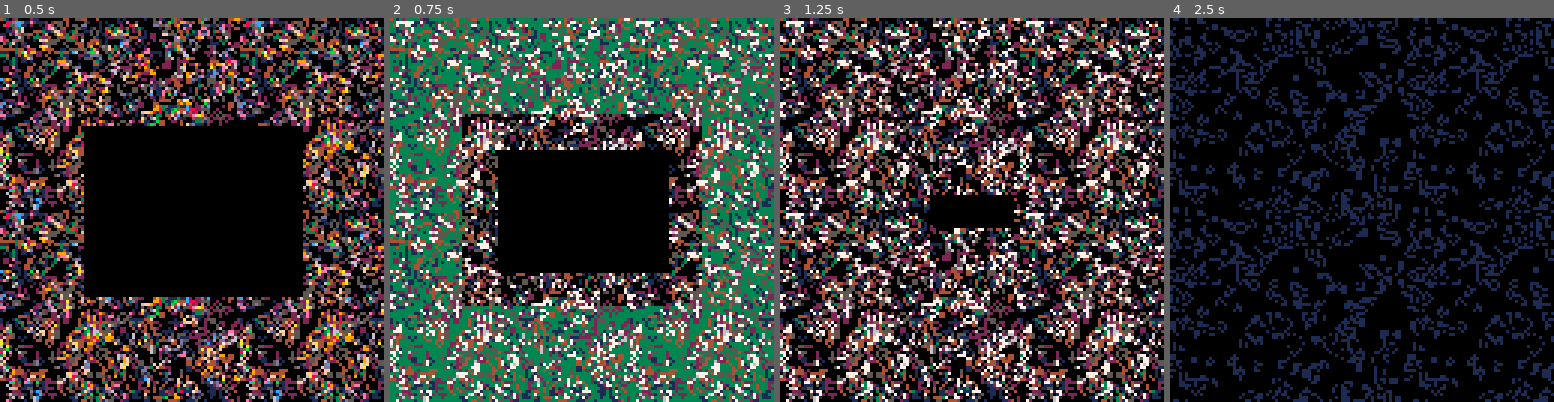
Above: before the commit, frames 1-4 (left to right).
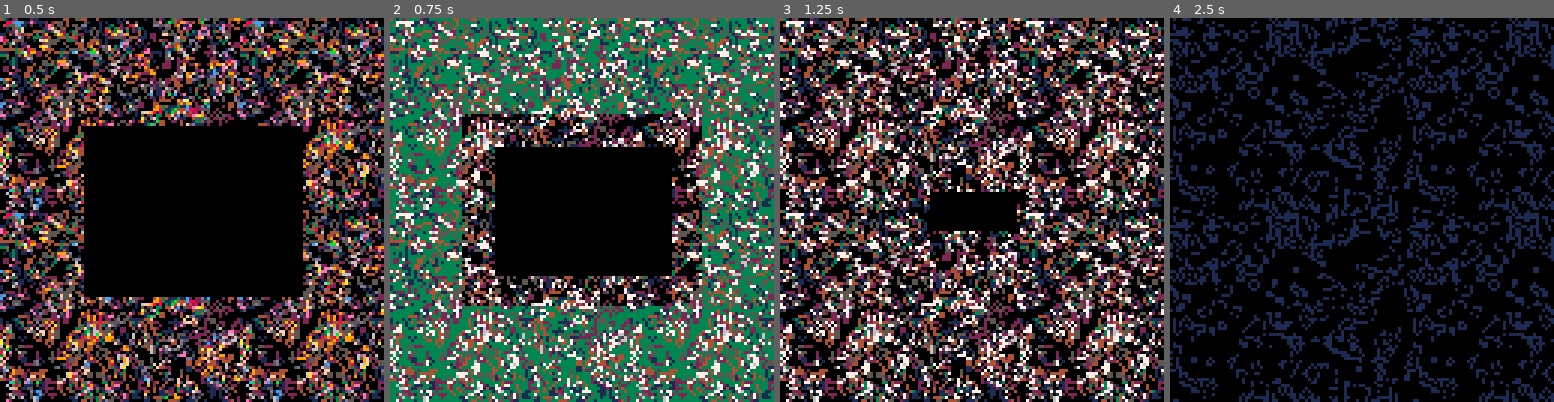
Above: after the commit, the same moments.

Repository: erwinbonsma/PicoGarden
Game: PICO-8 cartridge picogarden.p8
The game is run twice, just before and just after one commit, with the same random seed, the same clock (stepped at 60 frames per second) and the same inputs.
Inputs:
- Up to frame 1 (0.5 s): tap X (X key) at 0.33 s
- Up to frame 2 (0.75 s): tap O (Z key) at 0.7 s
- Up to frame 3 (1.25 s): tap X (X key) at 1.07 s
- Up to frame 4 (2.5 s): hold Right 1.6-2.1 s; tap O (Z key) at 1.7, 2.1 s; tap X (X key) at 1.85 s; hold Up 2.15-2.42 s; hold Right from 2.47 s (still down)

Frame 1 is identical in both runs. In frame 2, 0.7% of the frame differs, in the area x 27-74%, y 33-68%; in frame 3, 0.2%; in frame 4, 20%, in the area x 0-100%, y 0-100%.

Commit message:
Reduce cpu load of border/flash draw

Diff:
--- a/picogarden.p8
+++ b/picogarden.p8
@@ -702,6 +702,19 @@
  return expand
 end
 
+function init_flash()
+ local flash={}
+
+ for i=0,255 do
+  local v=i
+  if (i&0xf0==0) v|=0x50
+  if (i&0x0f==0) v|=0x05
+  flash[i]=v
+ end
+
+ return flash
+end
+
 function reset_garden()
  local specs=ca_specs:new(
   80,64,true
@@ -766,6 +779,7 @@
  end
 
  expand=init_expand()
+ flash=init_flash()
  state.flowers=init_flowers(14)
 
  state.bitcounter=bitcounter:new()
@@ -814,13 +828,11 @@
 
 function draw_border()
  local d0=0x6000
+ local a=d0+64*32
  for y=32,95 do
-  memcpy(
-   d0+64*y,d0+64*y+40,12
-  )
-  memcpy(
-   d0+64*y+52,d0+64*y+12,12
-  )
+  memcpy(a,a+40,12)
+  memcpy(a+52,a+12,12)
+  a+=64
  end
 
  if state.flash_bg>0 then
@@ -828,53 +840,32 @@
    local a=d0+y*64
    local b=a+52
    for x=1,12 do
-    if @a&0xf==0 then
-     poke(a,@a|0x05)
-    end
-    if @a&0xf0==0 then
-     poke(a,@a|0x50)
-    end
+    poke(a,flash[@a])
+    poke(b,flash[@b])
     a+=1
-
-    if @b&0xf==0 then
-     poke(b,@b|0x05)
-    end
-    if @b&0xf0==0 then
-     poke(b,@b|0x50)
-    end
     b+=1
    end
   end
  end
 
+ local a=d0
+ local b=d0+64*96
+ local d=64*64
  for y=0,31 do
-  memcpy(
-   d0+64*y,d0+64*(y+64),64
-  )
-  memcpy(
-   d0+64*(y+96),d0+64*(y+32),64
-  )
+  memcpy(a,a+d,64)
+  memcpy(b,b-d,64)
+  a+=64
+  b+=64
  end
 
  if state.flash_bg>0 then
   for y=0,31 do
    local a=d0+y*64+12
    local b=a+96*64
-   for x=12,51 do
-    if @a&0xf==0 then
-     poke(a,@a|0x05)
-    end
-    if @a&0xf0==0 then
-     poke(a,@a|0x50)
-    end
+   for x=1,40 do
+    poke(a,flash[@a])
+    poke(b,flash[@b])
     a+=1
-
-    if @b&0xf==0 then
-     poke(b,@b|0x05)
-    end
-    if @b&0xf0==0 then
-     poke(b,@b|0x50)
-    end
     b+=1
    end
   end
@@ -997,6 +988,7 @@
     state.revive_wait=min_revive_delay
     state.flash_bg=8
     state.num_revives+=1>>16
+    return
    end
   else
    -- dev mode manipulation
